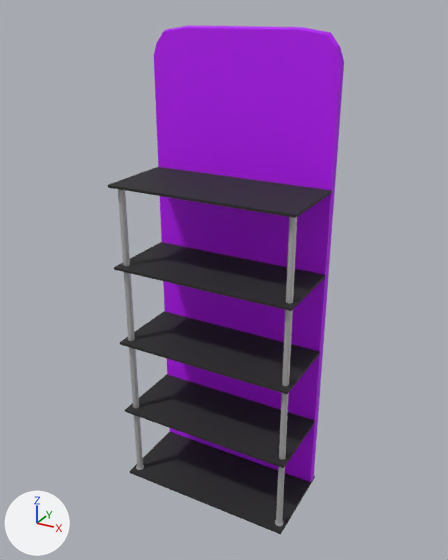
The glTF model models/backdrops/Quickzip/Showtime.glb as it was, and as the next commit left it.
Camera for both pictures: a 50 mm camera at (1.32, -2.37, 2.36) aimed at (0.01, 0.02, 1.17). Lighting does not change. The marker at lower left points along +X, +Y and +Z. The picture after the commit comes second.

Script lines for the objects in view, before the commit:
```python
mat_paint_color = principled_material('paint_color')
mat_paint_color.base_color = (0.502, 0.0, 1.0)  # purple #bc00ff
mat_paint_color.roughness = 0.691
me_mesh_019 = bpy.data.meshes.new('Mesh.019')
me_mesh_019.from_pydata(...)  # 1614 vertices, 3124 faces; spans x -0.46..0.46, y -0.23..0.23, z 0.0..2.29
# faces by material slot: [424, 960, 1740]
me_mesh_019.materials.append(mat_paint_color)  # purple #bc00ff
me_mesh_019.materials.append(mat_aluminum_005)  # light grey #cecece
me_mesh_019.materials.append(mat_black_002)  # black #262626
ob_quickzip_showtime = bpy.data.objects.new('QuickZip Showtime', me_mesh_019)
ob_quickzip_showtime.location = (0.0, 0.0, 0.0)
ob_quickzip_showtime.scale = (0.991, 1.0, 1.0)
```
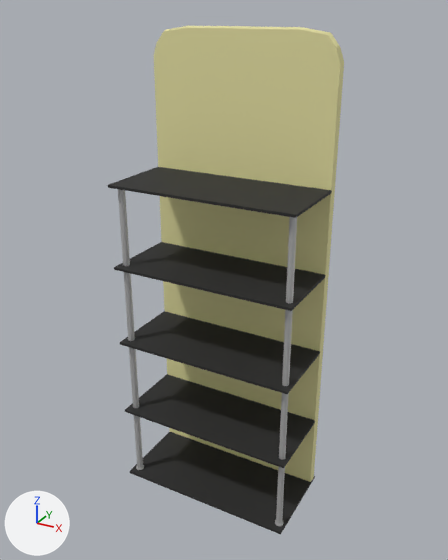
Commit message: Colors fixed

The edits, one by one:
Material 'paint_color' (mat_paint_color) changes colour from purple #bc00ff to beige #e7e2a3; in linear values from (0.502, 0.0, 1.0) to (0.8, 0.76, 0.368).

Location of each change, (x1, y1, x2, y2) in pixels of the pictures (448 x 560 px):
'QuickZip Showtime', recoloured (purple to beige)
    both: (154, 25, 344, 485)
